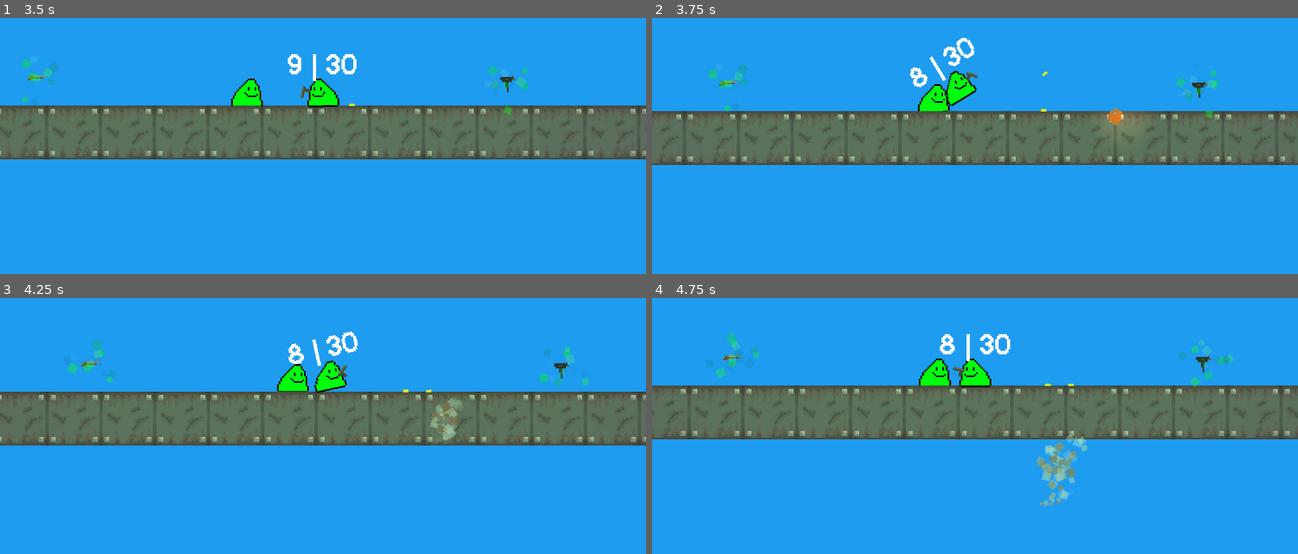
Above: before the commit, frames 1-4 (two rows, left to right).
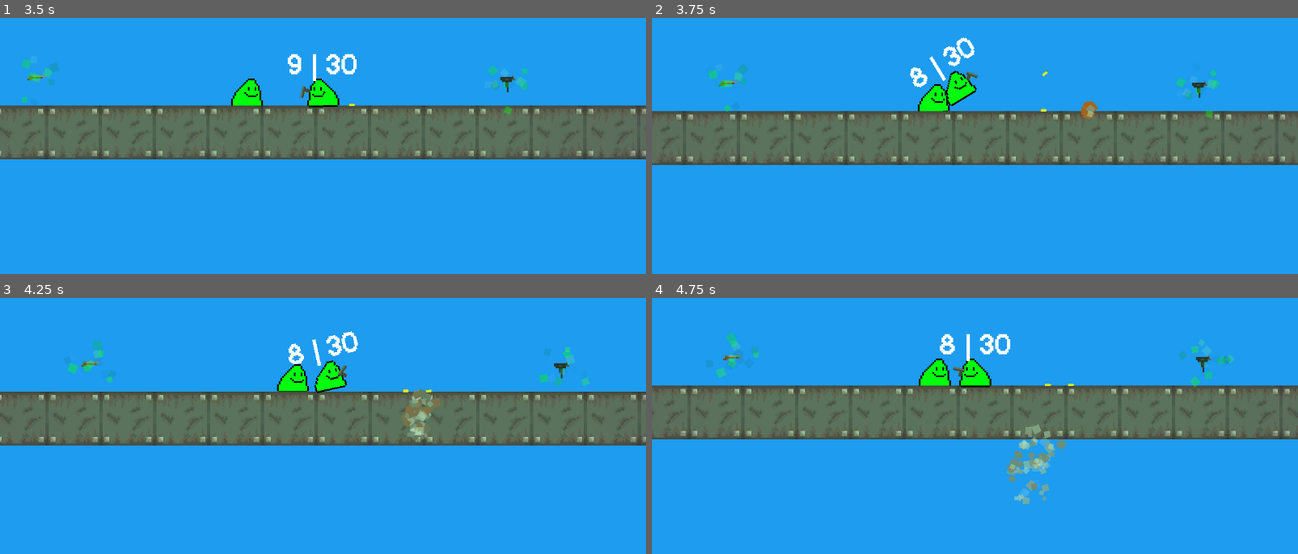
Above: after the commit, the same moments.

Repository: a0fefd/blobs-with-guns-remastered
Game: Godot game, scene res://scenes/levels/world.tscn
Two runs of this game, one before a commit and one after it. Both use one fixed random seed, a clock stepped at 60 frames per second and the inputs below.
Inputs (mouse positions are in pixels of both pictures, inside the frame that each line leads up to):
- Up to frame 1 (3.5 s): move the mouse to (465, 74) at 0.52 s; press the mouse at (465, 74) at 0.53 s; move the mouse to (193, 110) at 1.27 s; release the mouse at (193, 110) at 1.28 s; tap F (focus) at 1.35 s; move the mouse to (outside the picture) at 2.02 s; tap Mouse wheel up (next_gun) at 2.1 s; tap Enter at 2.75 s; move the mouse to (290, 166) at 2.77 s; tap Mouse wheel down (prev_gun) at 2.85 s
- Up to frame 2 (3.75 s): move the mouse to (1168, 146) at 3.52 s; press the mouse at (1168, 146) at 3.53 s
- Up to frame 3 (4.25 s): tap R (reload) at 4.15 s
- Up to frame 4 (4.75 s): move the mouse to (781, 318) at 4.27 s; release the mouse at (781, 318) at 4.28 s; tap F (focus) at 4.35 s

Frame 1 is identical in both runs. In frame 2, 0.4% of the frame differs, in the area x 66-75%, y 32-45%; in frame 3, 1.0%; in frame 4, 1.6%, in the area x 54-68%, y 49-82%.

Commit message:
Add bullet raycasting

Diff:
--- a/scenes/guns/bullet.tscn
+++ b/scenes/guns/bullet.tscn
@@ -25,4 +25,8 @@
 texture = ExtResource("3_88v4u")
 texture_scale = 0.03
 
+[node name="RayCast2D" type="RayCast2D" parent="."]
+target_position = Vector2(50, 0)
+collision_mask = 3
+
 [connection signal="body_entered" from="." to="." method="_on_body_entered"]
--- a/scripts/bullet.gd
+++ b/scripts/bullet.gd
@@ -11,6 +11,7 @@
 var bullet_origin: Vector2
 
 @onready var world = get_parent()
+@onready var raycast = get_node("RayCast2D")
 
 
 func _ready():
@@ -25,6 +26,11 @@
 	if (global_position - bullet_origin).length() > bullet_range:
 		queue_free()
 
+	raycast.target_position = Vector2(speed * delta, 0)
+	if raycast.is_colliding():
+		global_position = raycast.get_collision_point()
+		_on_body_entered(raycast.get_collider())
+
 
 func _on_body_entered(body):
 	if body != shot_from:
